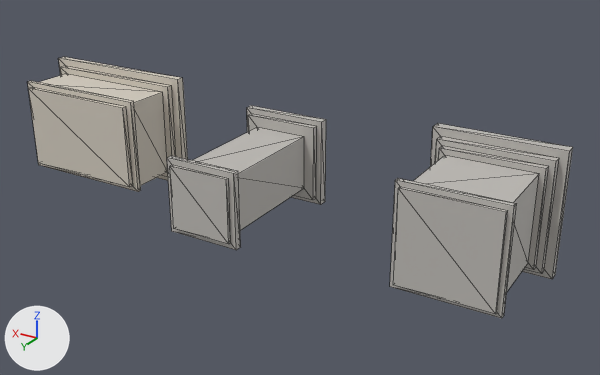
Before and after pictures for a commit that changed the glTF model models/furniture/cp_pedestal.glb.
Rendered twice from a camera (50 mm lens) standing at (-1.83, 6.17, 2.77) and looking at (1.62, 0.43, -0.1). The axes (+X, +Y, +Z) are drawn at lower left. The lights are the same throughout. The picture after the commit comes second. Mesh edges are drawn as thin lines. Vertices at exactly the same position are counted once.

The first picture shows 'Pedestal_Column', 'Pedestal_Memorial', 'Pedestal_Standard'.
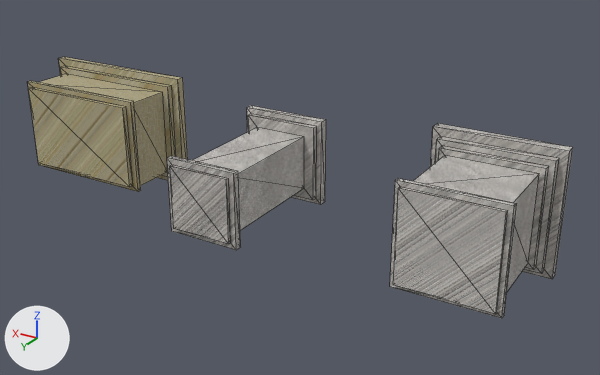
Where the change shows, as pixel boxes (x1, y1, x2, y2) in the pictures (600 x 375 px; the box of a moved part takes in the faces that stretch with it):
'Pedestal_Standard', reshaped: (390, 123, 573, 318) in both
'Pedestal_Memorial', surface changed, reshaped (pale yellow to yellow): (28, 57, 188, 192) in both
'Pedestal_Column', reshaped: (167, 106, 326, 250) in both
part 1 of me_pedestal_standard, moved or reshaped: (390, 123, 573, 318) in both
part 3 of me_pedestal_column, moved or reshaped: (167, 108, 326, 250) in both
part 5 of me_pedestal_memorial, moved or reshaped: before (28, 57, 188, 192); after (28, 58, 168, 192)
part 6 of me_pedestal_memorial, moved or reshaped: before (28, 58, 168, 192); after (28, 57, 188, 192)

The change, as a list of edits to the scene's bpy script:
```text
Add img_bricks084_1k_jpg_normalgl:
    img_bricks084_1k_jpg_normalgl = load_image('Bricks084_1K-JPG_NormalGL', '_unpacked/Bricks084_1K-JPG_NormalGL', 1024, 512, 'Non-Color')
Add img_bricks084_1k_jpg_color:
    img_bricks084_1k_jpg_color = load_image('Bricks084_1K-JPG_Color', '_unpacked/Bricks084_1K-JPG_Color', 1024, 512, 'sRGB')
Add img_bricks084_1k_jpg_roughness:
    img_bricks084_1k_jpg_roughness = load_image('Bricks084_1K-JPG_Roughness', '_unpacked/Bricks084_1K-JPG_Roughness', 1024, 512, 'Non-Color')
Add img_granite002a_1k_jpg_color:
    img_granite002a_1k_jpg_color = load_image('Granite002A_1K-JPG_Color', '_unpacked/Granite002A_1K-JPG_Color', 1024, 1024, 'sRGB')
Add img_granite002a_1k_jpg_roughness:
    img_granite002a_1k_jpg_roughness = load_image('Granite002A_1K-JPG_Roughness', '_unpacked/Granite002A_1K-JPG_Roughness', 1024, 1024, 'Non-Color')
Add img_granite002a_1k_jpg_normalgl:
    img_granite002a_1k_jpg_normalgl = load_image('Granite002A_1K-JPG_NormalGL', '_unpacked/Granite002A_1K-JPG_NormalGL', 1024, 1024, 'Non-Color')
Change mat_graygranite:
    remove # nodes: BsdfPrincipled, OutputMaterial
    remove # colours: light grey #bfbcb6
    nodes: BsdfPrincipled, Math, NormalMap, OutputMaterial, SeparateColor, TexImage x3
    uses the picture img_granite002a_1k_jpg_color
    uses the picture img_granite002a_1k_jpg_normalgl
    uses the picture img_granite002a_1k_jpg_roughness
Change mat_limestone:
    remove # nodes: BsdfPrincipled, OutputMaterial
    remove # colours: pale yellow #d3cbbf
    nodes: BsdfPrincipled, Math, NormalMap, OutputMaterial, SeparateColor, TexImage x3
    uses the picture img_bricks084_1k_jpg_color
    uses the picture img_bricks084_1k_jpg_normalgl
    uses the picture img_bricks084_1k_jpg_roughness
Change me_pedestal_standard:
    where me_pedestal_standard.from_pydata(...)  # 56 vertices, 84 faces; spans x -0.55..0.55, y 0.0..1.08, z -0.55..0.55
    used by ob_pedestal_standard; location = (0.0, 0.0, 0.0)
    me_pedestal_standard part 1: the whole mesh is multiplied about its middle by the matrix ((0.0, 0.0, 1.0), (0.0, 1.0, 0.0), (1.0, 0.0, 0.0))
    me_pedestal_standard part 2: texture (UV) coordinates changed
Change me_pedestal_column:
    where me_pedestal_column.from_pydata(...)  # 48 vertices, 72 faces; spans x -0.4..0.4, y 0.0..1.36, z -0.4..0.4
    used by ob_pedestal_column; location = (2.0, 0.0, 0.0)
    me_pedestal_column part 3: the whole mesh is multiplied about its middle by the matrix ((0.0, 0.0, 1.0), (0.0, 1.0, 0.0), (1.0, 0.0, 0.0))
    me_pedestal_column part 4: texture (UV) coordinates changed
Change me_pedestal_memorial:
    where me_pedestal_memorial.from_pydata(...)  # 40 vertices, 60 faces; spans x -0.8..0.8, y 0.0..0.68, z -0.55..0.55
    used by ob_pedestal_memorial; location = (4.0, 0.0, 0.0)
    me_pedestal_memorial part 5: all 10 vertices in x -0.8..-0.62, y 0.0..0.68, z 0.4..0.55 are turned -180 degrees about the y axis through the mesh origin
    me_pedestal_memorial part 6: all 10 vertices in x 0.62..0.8, y 0.0..0.68, z -0.55..-0.4 are turned -180 degrees about the y axis through the mesh origin
```
